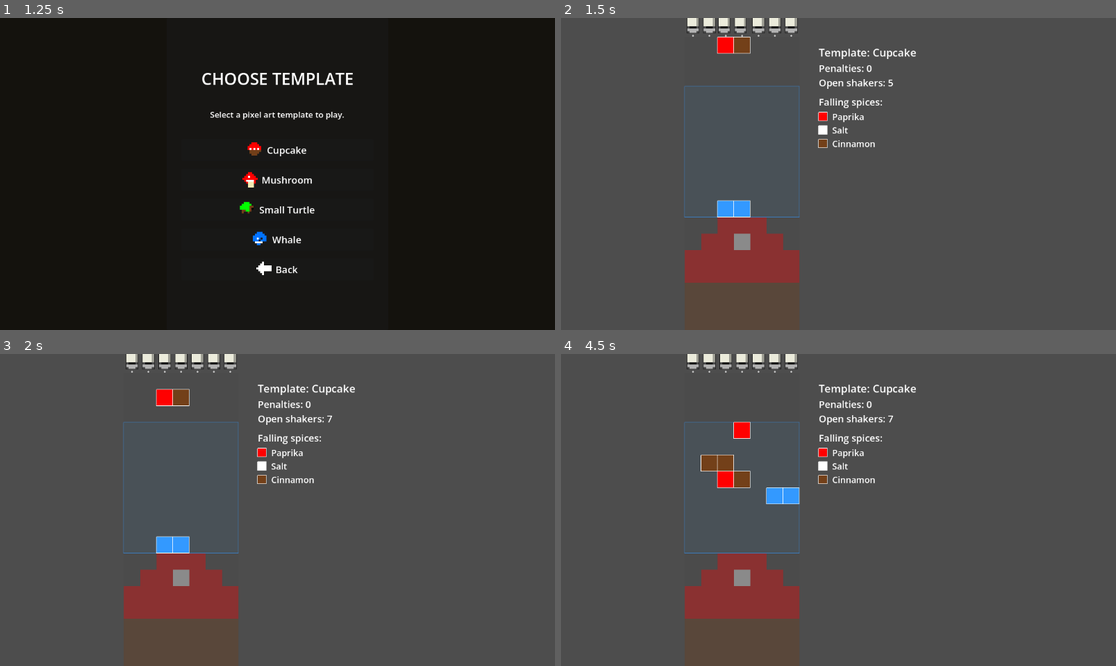
Above: before the commit, frames 1-4 (two rows, left to right).
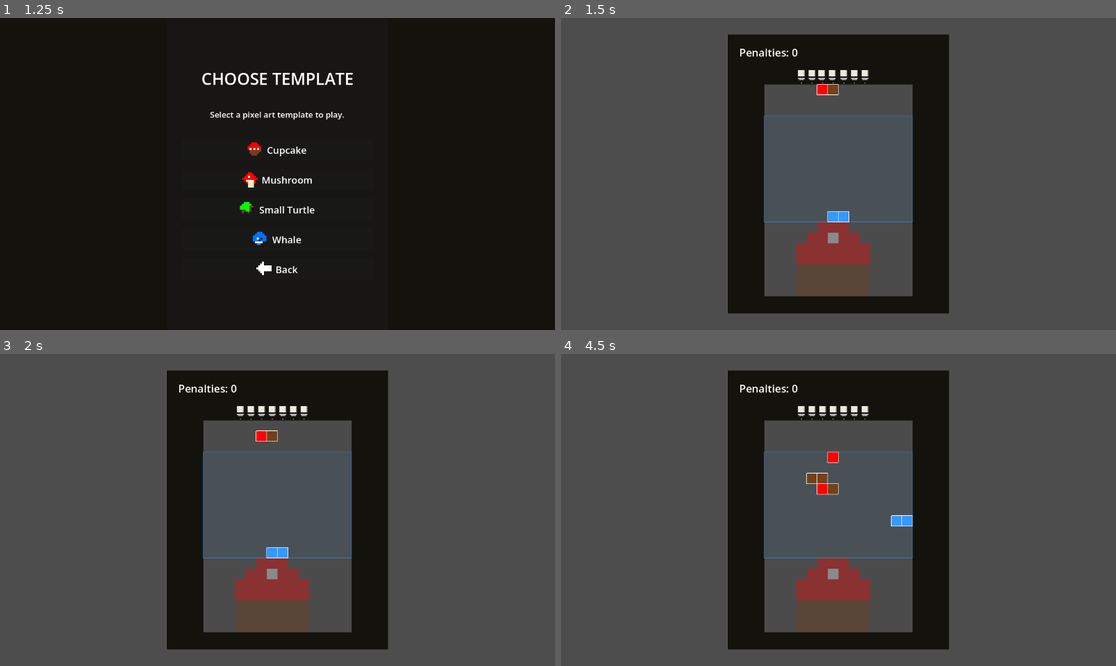
Above: after the commit, the same moments.

Repository: mitramansouri/too-spicy
Game: Godot game, scene res://scenes/MainMenu.tscn
Same seed, same stepped clock (60 frames per second), same inputs: the game is played once before the commit and once after it.
Inputs (mouse positions are in pixels of both pictures, inside the frame that each line leads up to):
- Up to frame 1 (1.25 s): click (277, 130) at 0.5 s
- Up to frame 2 (1.5 s): click (838, 149) at 1.27 s
- Up to frame 3 (2 s): no input
- Up to frame 4 (4.5 s): move the mouse to (960, 494) at 2.02 s; hold Right (ui_right) 2.03-2.78 s; click (960, 494) at 2.17 s; tap Enter at 2.75 s; move the mouse to (727, 525) at 2.77 s; hold Down (ui_down) 2.78-3.53 s; tap Space at 3.5 s; move the mouse to (894, 441) at 3.52 s; hold Right (ui_right) 3.53-4.28 s; move the mouse to (810, 572) at 4.27 s; hold Up (ui_up) from 4.28 s (still down); click (810, 572) at 4.42 s

Frame 1 is identical in both runs. In frame 2, 23% of the frame differs, in the area x 22-70%, y 0-95%; in frame 3, 23%; in frame 4, 24%.

Commit message:
All screens are the same size

Diff:
--- a/too-spicy/scripts/Game.gd
+++ b/too-spicy/scripts/Game.gd
@@ -1,7 +1,10 @@
 extends Node2D
 
 const Data = preload("res://scripts/Data.gd")
-
+const GAME_PANEL_SIZE := Vector2(460, 580)
+const GAME_PANEL_PADDING := 24.0
+const PENALTY_TEXT_HEIGHT := 36.0
+const MIN_CELL_SIZE := 16
 const SIDE_PANEL_WIDTH := 360
 const SIDE_PANEL_GAP := 40
 const SHAKER_PIXEL_ROWS: float = 7.0
@@ -16,6 +19,8 @@
 const SHAKER_SOUND_COOLDOWN := 0.12
 var shaker_audio_player: AudioStreamPlayer
 var shaker_sound_cooldown_timer := 0.0
+var game_panel_position := Vector2.ZERO
+var template_left_x := 0
 var cell_size := 20
 var grid_width := 20
 var grid_height := 30
@@ -118,7 +123,6 @@
 		spawn_timer = 0.0
 		spawn_sprinkle()
 
-
 func load_selected_template():
 	if get_tree().has_meta("selected_template_id"):
 		template_id = str(get_tree().get_meta("selected_template_id"))
@@ -134,9 +138,7 @@
 	board_bg_color = template_data.get("board_bg_color", board_bg_color)
 	grid_line_color = template_data.get("grid_line_color", grid_line_color)
 
-	grid_width = int(template_data["grid_width"])
-	grid_height = int(template_data["grid_height"])
-	cell_size = int(template_data["cell_size"])
+	set_common_grid_size_from_biggest_template()
 
 	bucket_width = int(template_data["bucket_width"])
 	bucket_height = int(template_data["bucket_height"])
@@ -152,28 +154,58 @@
 	if spices.is_empty():
 		spices = Data.spices
 
+func set_common_grid_size_from_biggest_template():
+	var max_width: int = 1
+	var max_height: int = 1
+
+	for template_key in Data.templates.keys():
+		var template_data: Dictionary = Data.templates[template_key]
+
+		max_width = max(max_width, int(template_data["grid_width"]))
+		max_height = max(max_height, int(template_data["grid_height"]))
+
+	grid_width = max_width
+	grid_height = max_height
+
+func update_layout():
+	var viewport_size := get_viewport_rect().size
+
+	game_panel_position = Vector2(
+		(viewport_size.x - GAME_PANEL_SIZE.x) / 2.0,
+		(viewport_size.y - GAME_PANEL_SIZE.y) / 2.0
+	)
+
+	var shaker_space: float = SHAKER_TOP_PADDING + SHAKER_BOTTOM_GAP
+
+	var available_board_width: float = GAME_PANEL_SIZE.x - GAME_PANEL_PADDING * 2.0
+	var available_board_height: float = (
+		GAME_PANEL_SIZE.y
+		- GAME_PANEL_PADDING * 2.0
+		- PENALTY_TEXT_HEIGHT
+		- shaker_space
+	)
+
+	var max_cell_from_width: float = floor(available_board_width / float(grid_width))
+	var max_cell_from_height: float = floor(available_board_height / float(grid_height))
+
+	cell_size = max(
+		MIN_CELL_SIZE,
+		int(min(max_cell_from_width, max_cell_from_height))
+	)
+
 	board_pixel_width = grid_width * cell_size
 	board_pixel_height = grid_height * cell_size
 
-
-func update_layout():
-	var viewport_size := get_viewport_rect().size
-
-	board_pixel_width = grid_width * cell_size
-	board_pixel_height = grid_height * cell_size
-
-	var shaker_space: float = SHAKER_TOP_PADDING + SHAKER_BOTTOM_GAP
-	var total_width := board_pixel_width + SIDE_PANEL_GAP + SIDE_PANEL_WIDTH
-	var total_height := board_pixel_height + shaker_space
-
-	var start_x := (viewport_size.x - total_width) / 2.0
-	var start_y := (viewport_size.y - total_height) / 2.0 + shaker_space
-
-	grid_offset = Vector2(start_x, start_y)
+	grid_offset = Vector2(
+		game_panel_position.x + (GAME_PANEL_SIZE.x - float(board_pixel_width)) / 2.0,
+		game_panel_position.y + GAME_PANEL_PADDING + PENALTY_TEXT_HEIGHT + shaker_space
+	)
+
 	ui_offset = Vector2(
-		grid_offset.x + board_pixel_width + SIDE_PANEL_GAP,
-		grid_offset.y + 40
+		game_panel_position.x + GAME_PANEL_PADDING,
+		game_panel_position.y + GAME_PANEL_PADDING + 22.0
 	)
+
 
 func handle_bucket_input(delta):
 	bucket_move_timer += delta
@@ -281,14 +313,17 @@
 
 
 func create_template_from_shape():
-	var shape_height := template_shape.size()
+	var shape_height: int = template_shape.size()
+	var shape_width: int = get_template_shape_width()
+
+	template_left_x = int((grid_width - shape_width) / 2)
 	template_top_y = grid_height - shape_height
 
 	for shape_y in range(shape_height):
 		var shape_row: Array = template_shape[shape_y]
 
 		for shape_x in range(shape_row.size()):
-			var grid_x := shape_x
+			var grid_x := template_left_x + shape_x
 			var grid_y := template_top_y + shape_y
 
 			if grid_x < 0 or grid_x >= grid_width:
@@ -298,6 +333,15 @@
 				continue
 
 			template_grid[grid_y][grid_x] = int(shape_row[shape_x])
+
+func get_template_shape_width() -> int:
+	var max_width: int = 0
+
+	for row_value in template_shape:
+		var row: Array = row_value
+		max_width = max(max_width, row.size())
+
+	return max_width
 
 func fill_floating_background_support_tiles():
 	for x in range(grid_width):
@@ -766,7 +810,15 @@
 			shaker_shake_timers[key] = new_time
 
 
+func draw_game_panel():
+	var panel_rect := Rect2(game_panel_position, GAME_PANEL_SIZE)
+
+	draw_rect(panel_rect, Color(0.08, 0.07, 0.05), true)
+	draw_rect(panel_rect, Color(1, 1, 1, 0.12), false)
+
+
 func _draw():
+	draw_game_panel()
 	draw_grid()
 	draw_control_area()
 	draw_shakers()
@@ -776,7 +828,6 @@
 	draw_bucket()
 	draw_ui()
 
-
 func draw_grid():
 	for y in range(grid_height):
 		for x in range(grid_width):
@@ -942,68 +993,9 @@
 	draw_string(
 		ThemeDB.fallback_font,
 		ui_offset,
-		"Template: " + template_name,
+		"Penalties: " + str(mistakes),
 		HORIZONTAL_ALIGNMENT_LEFT,
-		SIDE_PANEL_WIDTH,
+		int(GAME_PANEL_SIZE.x - GAME_PANEL_PADDING * 2.0),
 		22,
 		Color.WHITE
 	)
-
-	draw_string(
-		ThemeDB.fallback_font,
-		ui_offset + Vector2(0, 32),
-		"Penalties: " + str(mistakes),
-		HORIZONTAL_ALIGNMENT_LEFT,
-		SIDE_PANEL_WIDTH,
-		20,
-		Color.WHITE
-	)
-
-	draw_string(
-		ThemeDB.fallback_font,
-		ui_offset + Vector2(0, 62),
-		"Open shakers: " + str(get_available_spawn_columns().size()),
-		HORIZONTAL_ALIGNMENT_LEFT,
-		SIDE_PANEL_WIDTH,
-		20,
-		Color.WHITE
-	)
-
-	draw_string(
-		ThemeDB.fallback_font,
-		ui_offset + Vector2(0, 102),
-		"Falling spices:",
-		HORIZONTAL_ALIGNMENT_LEFT,
-		SIDE_PANEL_WIDTH,
-		20,
-		Color.WHITE
-	)
-
-	for i in range(spices.size()):
-		var spice = spices[i]
-		var row_y := 132 + i * 28
-		var spice_rect := Rect2(ui_offset + Vector2(0, row_y - 16), Vector2(18, 18))
-
-		draw_rect(spice_rect, spice["color"], true)
-		draw_rect(spice_rect, Color.WHITE, false)
-
-		draw_string(
-			ThemeDB.fallback_font,
-			ui_offset + Vector2(28, row_y),
-			spice["name"],
-			HORIZONTAL_ALIGNMENT_LEFT,
-			SIDE_PANEL_WIDTH,
-			18,
-			Color.WHITE
-		)
-
-	if game_ended:
-		draw_string(
-			ThemeDB.fallback_font,
-			ui_offset + Vector2(0, 240),
-			final_message,
-			HORIZONTAL_ALIGNMENT_LEFT,
-			SIDE_PANEL_WIDTH,
-			24,
-			Color.YELLOW
-		)
